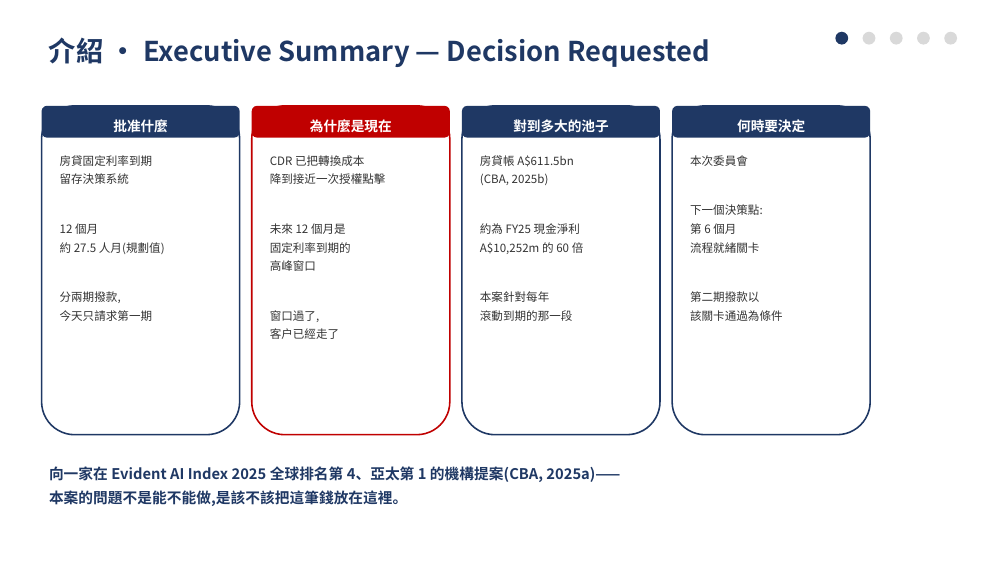
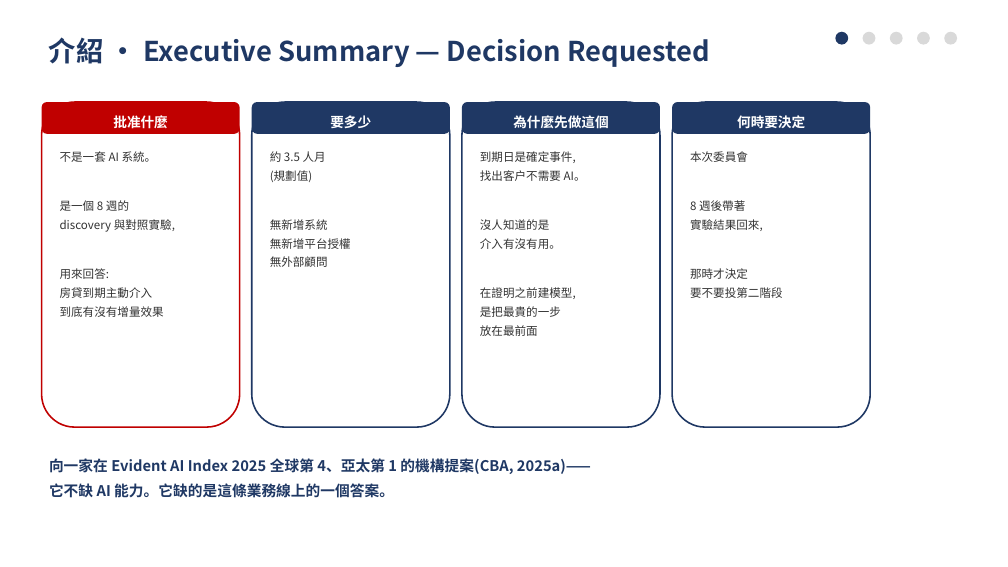
Before and after one commit to pokai-huang0828/UTS_workspace, a slide deck: slide 2 of Artificial Intelligence for Enterprises/Assessment3/Huang_26254793_421104_Assessment 3.pptx. Drawn at 1008x567 pixels with LibreOffice and Linux fonts; fonts in the diff are those of the drawing. Boxes give left, top, right and bottom in pixels: in the first picture for what was removed or moved away, otherwise in the second. Text is boxed around its words. In the diff, an @@ line names an element or a change of style, - is before the commit and + after.

```diff
--- a/Artificial Intelligence for Enterprises/Assessment3/Huang_26254793_421104_Assessment 3.pptx
+++ b/Artificial Intelligence for Enterprises/Assessment3/Huang_26254793_421104_Assessment 3.pptx
@@ 4 rounded rectangles, 2 texts: place and size @@
-4 rounded rectangles, 2 texts at box(42, 106, 870, 138)
+4 rounded rectangles, 2 texts at box(42, 102, 870, 134)
@@ rounded rectangle at box(42, 102, 240, 134): fill #1F3864 to #C00000 @@
@@ rounded rectangle: place and size @@
-rounded rectangle at box(42, 106, 240, 435)
+rounded rectangle at box(42, 102, 240, 427)
@@ rounded rectangle at box(42, 102, 240, 427): outline #1F3864 1.5 pt to #C00000 1.5 pt @@
@@ rounded rectangle at box(252, 102, 450, 134): fill #C00000 to #1F3864 @@
@@ rounded rectangle: place and size @@
-rounded rectangle at box(252, 106, 450, 435)
+rounded rectangle at box(252, 102, 450, 427)
@@ rounded rectangle at box(252, 102, 450, 427): outline #C00000 1.5 pt to #1F3864 1.5 pt @@
@@ text at box(330, 115, 371, 128): text changed @@
-為什麼是現在
+要多少
@@ rounded rectangle: place and size @@
-rounded rectangle at box(462, 106, 660, 435)
+rounded rectangle at box(462, 102, 660, 427)
@@ text at box(513, 115, 608, 128): text changed @@
-對到多大的池子
+為什麼先做這個
@@ rounded rectangle: place and size @@
-rounded rectangle at box(672, 106, 870, 435)
+rounded rectangle at box(672, 102, 870, 427)
@@ text at box(60, 151, 175, 317): text changed @@
-房貸固定利率到期
-留存決策系統
-12 個月
-約 27.5 人月(規劃值)
-分兩期撥款,
-今天只請求第一期
+不是一套 AI 系統。
+是一個 8 週的
+discovery 與對照實驗,
+用來回答:
+房貸到期主動介入
+到底有沒有增量效果
@@ text at box(270, 151, 351, 267): text changed @@
-CDR 已把轉換成本
-降到接近一次授權點擊
-未來 12 個月是
-固定利率到期的
-高峰窗口
-窗口過了,
-客戶已經走了
+約 3.5 人月
+(規劃值)
+無新增系統
+無新增平台授權
+無外部顧問
@@ text at box(480, 151, 586, 336): text changed @@
-房貸帳 A$611.5bn
-(CBA, 2025b)
-約為 FY25 現金淨利
-A$10,252m 的 60 倍
-本案針對每年
-滾動到期的那一段
+到期日是確定事件,
+找出客戶不需要 AI。
+沒人知道的是
+介入有沒有用。
+在證明之前建模型,
+是把最貴的一步
+放在最前面
@@ text at box(690, 200, 783, 298): text changed @@
-下一個決策點:
-第 6 個月
-流程就緒關卡
-第二期撥款以
-該關卡通過為條件
+8 週後帶著
+實驗結果回來,
+那時才決定
+要不要投第二階段
@@ text at box(49, 458, 591, 498): text changed @@
-向一家在 Evident AI Index 2025 全球排名第 4、亞太第 1 的機構提案(CBA, 2025a)——
-本案的問題不是能不能做,是該不該把這筆錢放在這裡。
+向一家在 Evident AI Index 2025 全球第 4、亞太第 1 的機構提案(CBA, 2025a)——
+它不缺 AI 能力。它缺的是這條業務線上的一個答案。
```
Also in this commit, not shown: 4 other slides changed, 9 slides added, 9 slides removed, 22 other files.
